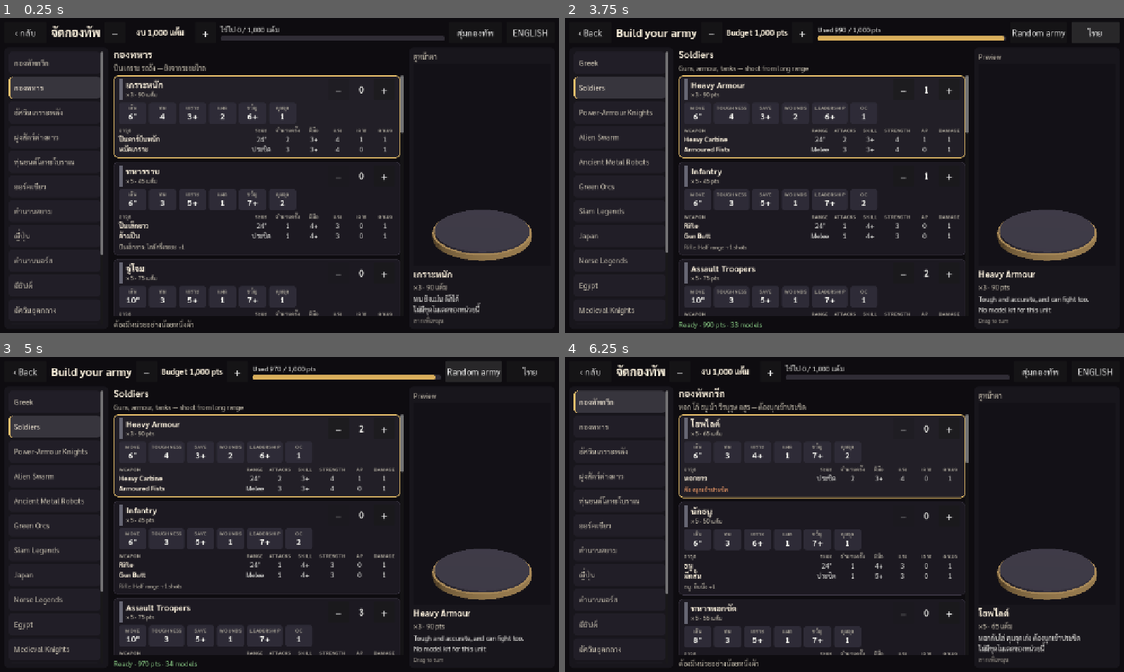
Above: before the commit, frames 1-4 (two rows, left to right).
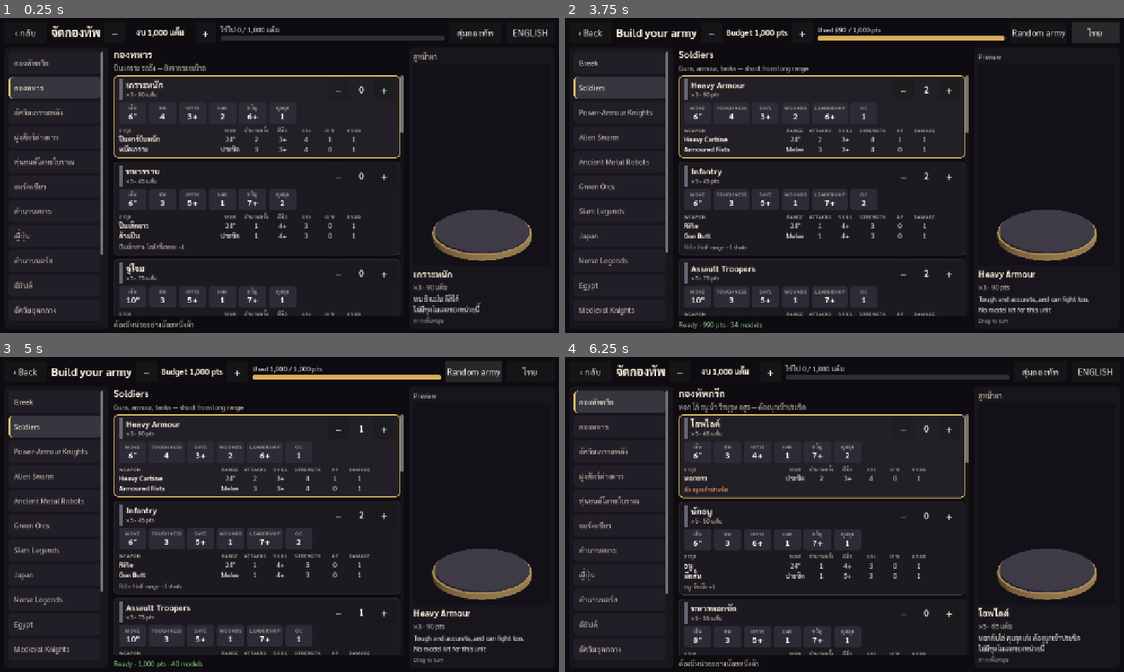
Above: after the commit, the same moments.

Repository: mini30300/candlelight-table
Game: Godot game, scene res://ui/screens/army.tscn
Two runs of this game, one before a commit and one after it. Both use one fixed random seed, a clock stepped at 60 frames per second and the inputs below. This scene is started directly instead of the project's main scene.
Inputs:
- Up to frame 1 (0.25 s): no input
- Up to frame 2 (3.75 s): click "‹ กลับ" at 0.5 s; click "−" at 1.25 s; click "+" at 2 s; click "สุ่มกองทัพ" at 2.75 s; click "ENGLISH" at 3.5 s
- Up to frame 3 (5 s): click "Random army" at 4.25 s
- Up to frame 4 (6.25 s): click "ไทย" at 5 s; click "กองทัพกรีก" at 5.75 s

The runs differ from the first frame. In frame 1, 1.1% of the frame differs, in the area x 39-71%, y 34-95%; in frame 2, 1.1%; in frame 3, 1.3%, in the area x 24-79%, y 2-99%; in frame 4, 1.0%.

Commit message:
godot: R1-V4 review fixes (compact weapon table, fresh random seed, GPU-check timer paused while hidden)
- army.gd: the weapon table keeps its own width (name column 220 px) so on the wide
  1600x720 phone canvas the numbers sit next to the weapon names instead of across the card.
- army.gd: the random-army seed starts from the clock when the screen opens (UI only; the
  picked list is what goes to the room), so the first press is not the same army every launch.
  Same seed still gives the same army.
- gpu_check.gd: its 0.5 s counter timer pauses while another screen covers it.
- test_army_screen.gd: checks for all three (60 checks at 1280x720 and 2400x1080).

Co-Authored-By: Claude Opus 5.5 <noreply@anthropic.com>
Claude-Session: https://claude.ai/code/session_01QwcSSu4FSLeRoBG2fYHh21

Diff:
--- a/godot/tests/render/test_army_screen.gd
+++ b/godot/tests/render/test_army_screen.gd
@@ -76,6 +76,8 @@
 		_finish()
 		return
 	_check(not (gpu as CanvasItem).visible, "the GPU-check screen is hidden under it")
+	_check((gpu.get_node("%Timer") as Timer).paused, "the hidden GPU-check screen stops its counter timer")
+	_check(int(screen.get("random_seed")) >= 1, "the random seed starts at a positive number (%d)" % int(screen.get("random_seed")))
 	var table := _main.get_node_or_null(^"World/BattleTable") as Node3D
 	_check(table != null and not table.visible, "the 3D table is hidden while the opaque army screen is open")
 	_check(str(screen.get("roster").get("fac")) == "mod", "the default army is the soldiers (the page's facOf)")
@@ -92,6 +94,7 @@
 	await _frames(2)
 	_check(_app().call("current") == gpu, "the back button returns to the GPU-check screen")
 	_check((gpu as CanvasItem).visible, "the GPU-check screen is shown again")
+	_check(not (gpu.get_node("%Timer") as Timer).paused, "its counter timer runs again")
 	_check(table == null or table.visible, "the 3D table is shown again")
 	_check(_thai_re.search(str(gpu.get_node("%Title").get("text"))) != null, "the GPU-check screen redraws in Thai after the round trip")
 	_finish()
@@ -316,6 +319,15 @@
 			outside.append("%s %s" % [c.name, str(r)]))
 	_check(small.is_empty(), "every button is at least 44x44", str(small.slice(0, 8)))
 	_check(outside.is_empty(), "nothing sticks out of the %dx%d canvas sideways" % [int(vis.x), int(vis.y)], str(outside.slice(0, 8)))
+	# the weapon table keeps its own width (numbers next to the names) and stays inside its card on wide canvases
+	var wide := PackedStringArray()
+	for k in screen.call("listed_units"):
+		var card: Control = screen.call("card", k)
+		for g in card.find_children("*", "GridContainer", true, false):
+			var grid := g as GridContainer
+			if grid.size.x > grid.get_combined_minimum_size().x + 1.0 or grid.get_global_rect().end.x > card.get_global_rect().end.x + 1.0:
+				wide.append("%s %.0f/%.0f" % [k, grid.size.x, grid.get_combined_minimum_size().x])
+	_check(wide.is_empty(), "every weapon table keeps its own width inside its card", str(wide.slice(0, 8)))
 	for n in ["TopBar", "PreviewPanel"]:
 		var c := screen.find_child(n, true, false) as Control
 		var r := c.get_global_rect()
--- a/godot/ui/screens/army.gd
+++ b/godot/ui/screens/army.gd
@@ -11,6 +11,7 @@
 const BOLD := preload("res://assets/fonts/Sarabun-Bold.ttf")
 const TAP_SLOP := 12.0          # ขยับนิ้วไม่เกินนี้ (px) ถือว่าแตะการ์ด ไม่ใช่เลื่อน
 const TARGET := 48.0            # ปุ่มแตะ ≥ 44 px
+const WEAPON_NAME_W := 220.0    # ช่องชื่ออาวุธ: ตารางไม่ยืดตามจอกว้าง ตัวเลขจะได้อยู่ใกล้ชื่อ
 
 const CREAM := Color(1.0, 0.96, 0.88)
 const INK := Color(0.95, 0.95, 0.93)
@@ -48,7 +49,7 @@
 
 var roster: ArmyRoster
 var selected := ""               # หน่วยที่ดูหน้าตาอยู่
-var random_seed := 1             # seed ของการกดสุ่มครั้งถัดไป (เพิ่มทีละหนึ่ง)
+var random_seed := 1             # seed ของการกดสุ่มครั้งถัดไป (เพิ่มทีละหนึ่ง; เริ่มจากนาฬิกา เปิดหน้าใหม่ได้กองใหม่)
 
 var _manifest: Dictionary = {}
 var _chapters: Dictionary = {}
@@ -71,7 +72,8 @@
 	var ch: Variant = JSON.parse_string(FileAccess.get_file_as_string(CHAPTERS_PATH)) if FileAccess.file_exists(CHAPTERS_PATH) else null
 	_chapters = ch if ch is Dictionary else {}
 	roster = ArmyRoster.new()
-	random_seed = maxi(1, GameData.const_int("SEED", 1))
+	# แค่หน้าจอ ไม่ใช่กติกา: กองที่สุ่มได้ส่งขึ้นห้องเป็นรายชื่อ ทุกเครื่องจึงยังเห็นกองเดียวกัน
+	random_seed = maxi(1, int(Time.get_unix_time_from_system()) % 1000000 * 1000 + Time.get_ticks_msec() % 1000)
 	preview.manifest = _manifest
 	preview.set_level(App.gfx)
 	back_button.pressed.connect(_on_back)
@@ -319,6 +321,7 @@
 	grid.add_theme_constant_override("h_separation", 10)
 	grid.add_theme_constant_override("v_separation", 2)
 	grid.mouse_filter = Control.MOUSE_FILTER_PASS
+	grid.size_flags_horizontal = Control.SIZE_SHRINK_BEGIN
 	for h in DatasheetText.weapon_head():
 		var hl := _label(h.to_upper(), 12, DIM, true)
 		if grid.get_child_count() == 0:
@@ -336,7 +339,7 @@
 			var cell := _label(row[i], 15, INK if i > 0 else CREAM, i == 0)
 			if i == 0:
 				cell.autowrap_mode = TextServer.AUTOWRAP_WORD_SMART
-				cell.custom_minimum_size = Vector2(120.0, 0.0)
+				cell.custom_minimum_size = Vector2(WEAPON_NAME_W, 0.0)
 				cell.size_flags_horizontal = Control.SIZE_EXPAND_FILL
 			else:
 				cell.horizontal_alignment = HORIZONTAL_ALIGNMENT_CENTER
--- a/godot/ui/screens/gpu_check.gd
+++ b/godot/ui/screens/gpu_check.gd
@@ -150,8 +150,9 @@
 	set_language(not I18n.english)
 
 
-## กลับมาจากหน้าอื่น (อาจสลับภาษาไว้): วาดข้อความใหม่
+## กลับมาจากหน้าอื่น (อาจสลับภาษาไว้): วาดข้อความใหม่ · ถูกหน้าอื่นบังอยู่ก็หยุดนับตัวเลข
 func _on_visibility() -> void:
+	timer.paused = not visible
 	if visible:
 		refresh()
 
